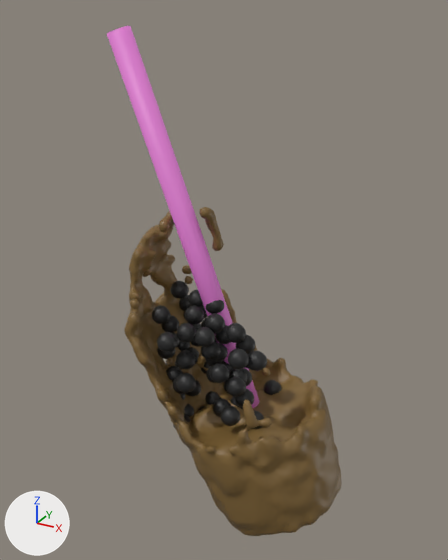
A saved change to the glTF model assets/boba/tea.glb.
Camera for both pictures: a 50 mm camera at (2.47, -5.02, 4.16) aimed at (-0.3, 0.04, 1.64). Arrows for +X, +Y and +Z are at lower left; the lights stay in place. Where no turn or scale is listed for an object, it has been applied to the vertices.

Names of what the first picture shows: 'boba_Sphère.002', 'domain_Cube', 'straw_Cylindre.001'.
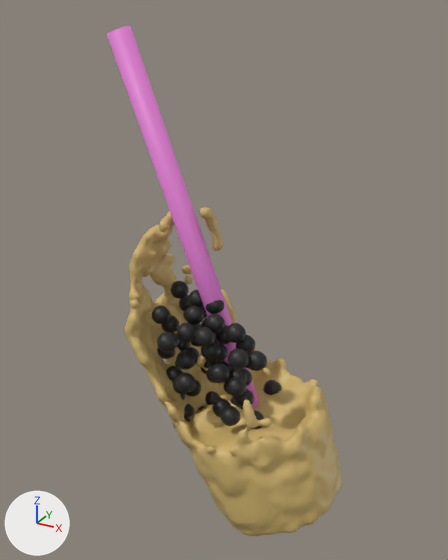
Commit message: test materials

Location of each change, (x1, y1, x2, y2) in pixels of the pictures (448 x 560 px):
'domain_Cube', recoloured: (124, 207, 342, 536) in both

What the commit changed:
Material 'Material.002' (mat_material_002) changes colour from brown #7c6033 to yellow #d1b46f; in linear values from (0.2, 0.118, 0.0328) to (0.638, 0.456, 0.159).
